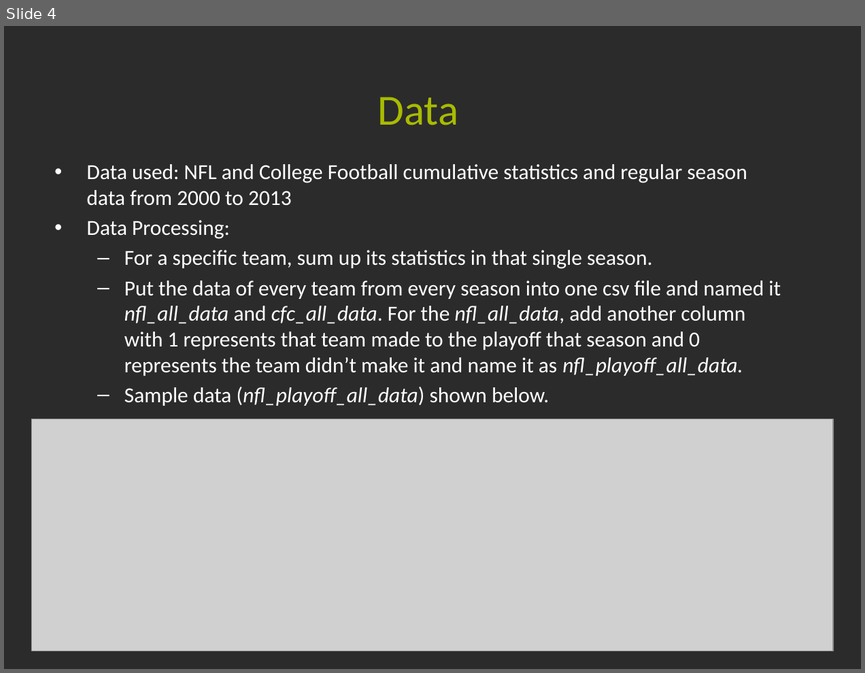
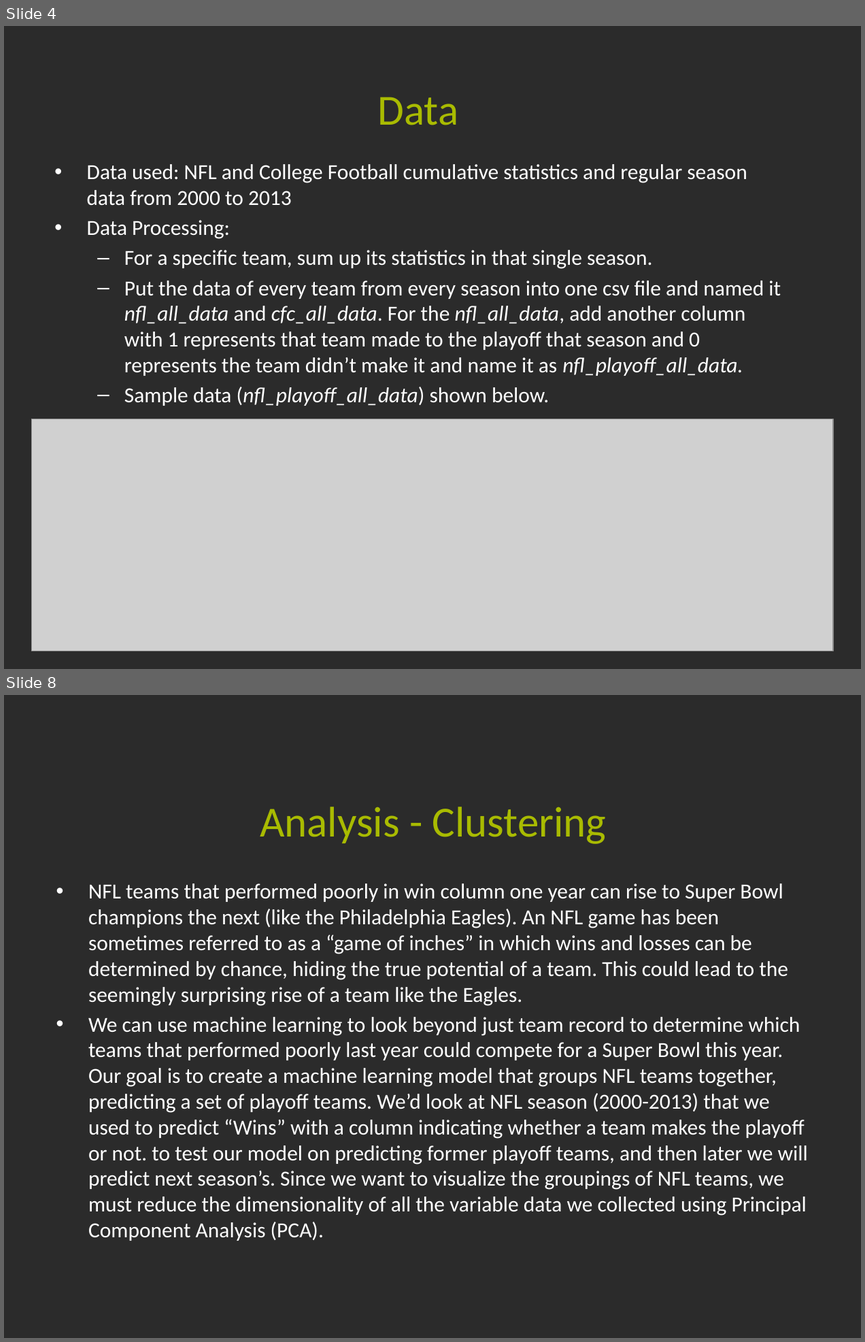
Before and after one commit to Carolina-Data-Challenge/Smells-Like-Team-Spirit, a slide deck: Results/Result Presentation.pptx. Shown one above the other, each under a label of ours: slide 4 before the commit, slides 4 and 8 after it; the slides between them are not shown. The pictures are 865x673 and 865x1342 pixels, drawn with LibreOffice and Linux fonts; fonts in the diff are those of the drawing; grey boxes stand for pictures; background and template pictures are left out; a plain dark background stands for a picture behind light text. Boxes give left, top, right and bottom in pixels: in the first picture for what was removed or moved away, otherwise in the second. Text is boxed around its words. In the diff, an @@ line names an element or a change of style, - is before the commit and + after.

```diff
--- a/Results/Result Presentation.pptx
+++ b/Results/Result Presentation.pptx
@@ slide 8 added at box(4, 695, 861, 1338), background picture (left out) @@
@@ title added at box(260, 807, 606, 844), 36 pt, text #A9BB01 @@
+Analysis - Clustering
@@ text added at box(88, 883, 808, 1240), 18 pt, text #FFFFFF @@
+• NFL teams that performed poorly in win column one year can rise to Super Bowl champions the next (like the Philadelphia Eagles). An NFL game has been sometimes referred to as a “game of inches” in which wins and losses can be determined by chance, hiding the true potential of a team. This could lead to the seemingly surprising rise of a team like the Eagles.
+• We can use machine learning to look beyond just team record to determine which teams that performed poorly last year could compete for a Super Bowl this year. Our goal is to create a machine learning model that groups NFL teams together, predicting a set of playoff teams. We’d look at NFL season (2000-2013) that we used to predict “Wins” with a column indicating whether a team makes the playoff or not. to test our model on predicting former playoff teams, and then later we will predict next season’s. Since we want to visualize the groupings of NFL teams, we must reduce the dimensionality of all the variable data we collected using Principal Component Analysis (PCA).
```
Also in this commit, not shown: 3 slides changed, 4 other slides added, 3 slides removed, 1 other file.
